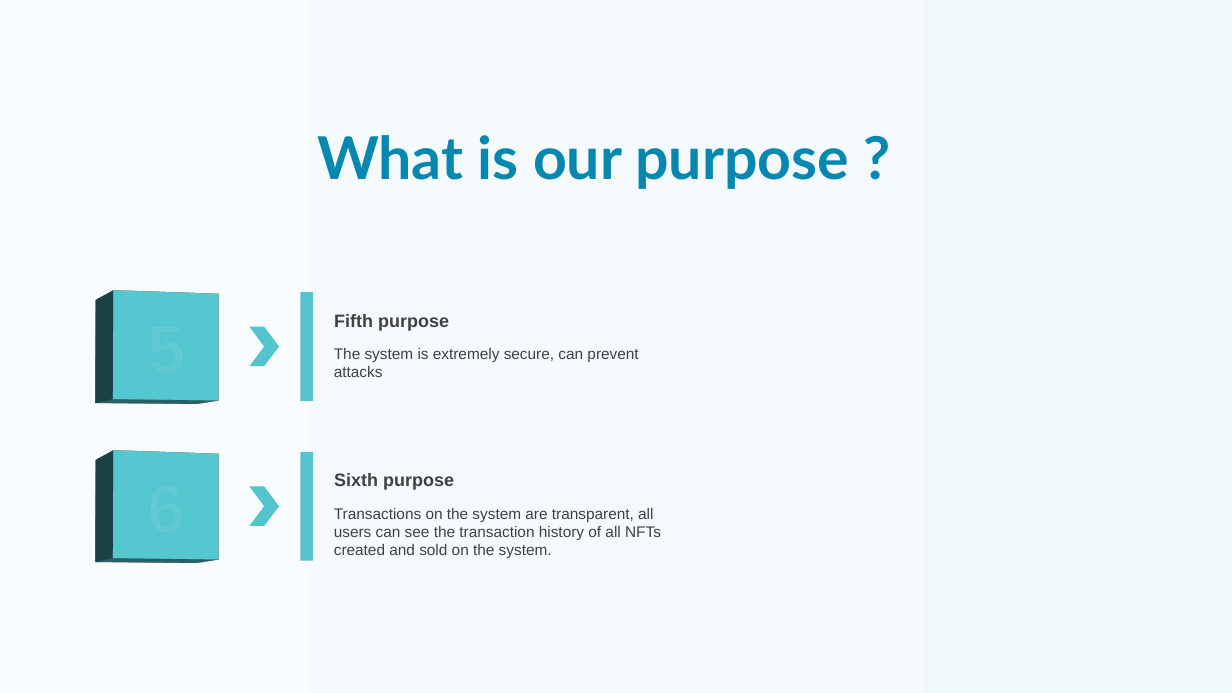
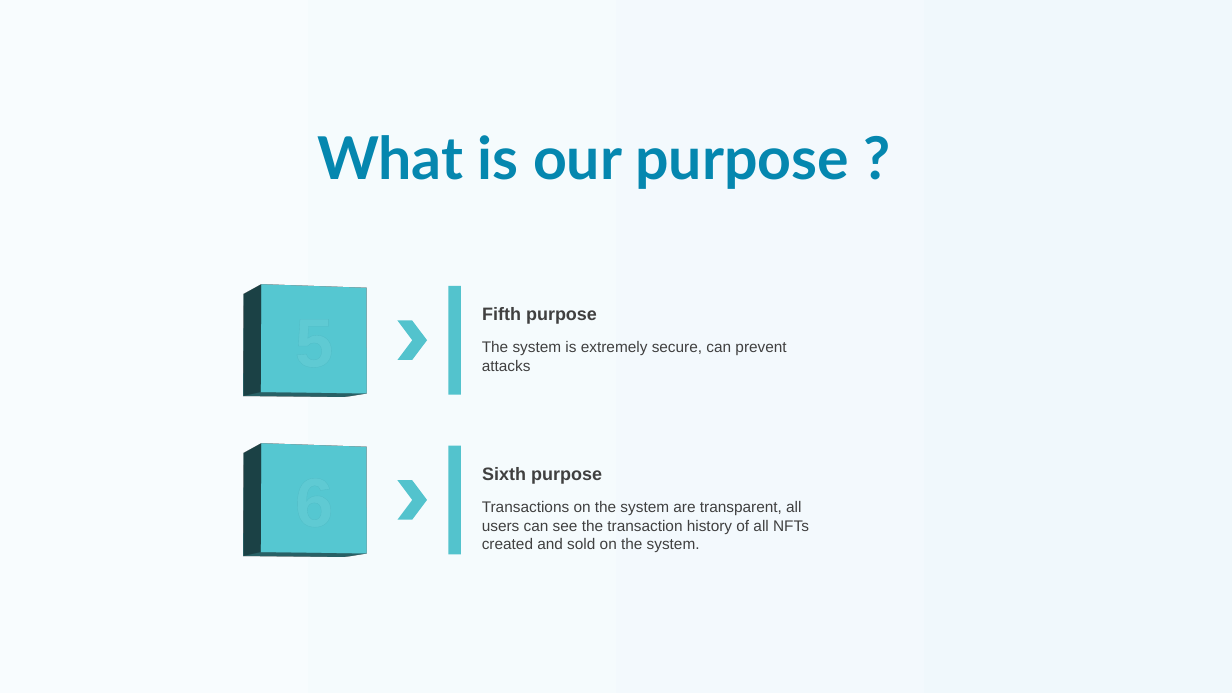
Before and after one commit to qhoangf/My-dapp, a slide deck: slide 14 of Presentation_ProjectOnSoftwareEngineering.pptx (slide 15 before the commit). Drawn at 1232x693 pixels with LibreOffice and Linux fonts; fonts in the diff are those of the drawing. Boxes give left, top, right and bottom in pixels: in the first picture for what was removed or moved away, otherwise in the second. Text is boxed around its words. In the diff, an @@ line names an element or a change of style, - is before the commit and + after.

```diff
--- a/Presentation_ProjectOnSoftwareEngineering.pptx
+++ b/Presentation_ProjectOnSoftwareEngineering.pptx
@@ 4 texts, 4 rectangles: place and size @@
-4 texts, 4 rectangles at [112, 292, 661, 561]
+4 texts, 4 rectangles at [260, 286, 809, 555]
@@ chevron: place and size @@
-chevron at [250, 327, 279, 367]
+chevron at [397, 321, 427, 360]
@@ chevron: place and size @@
-chevron at [250, 487, 279, 527]
+chevron at [397, 481, 427, 520]
```
Also in this commit, not shown: 7 other slides changed, 1 slide added, 2 slides removed, 1 other file.
